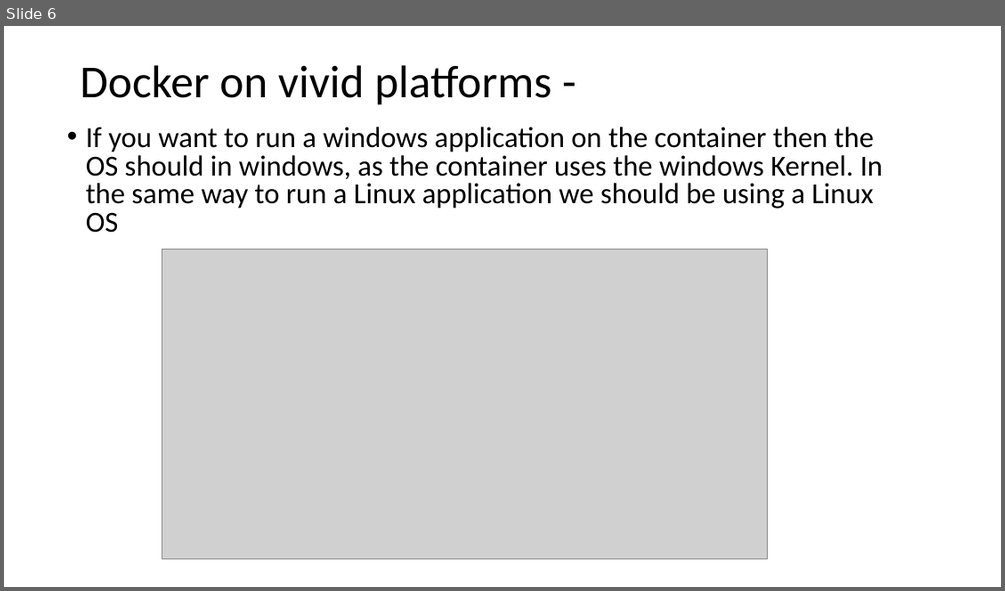
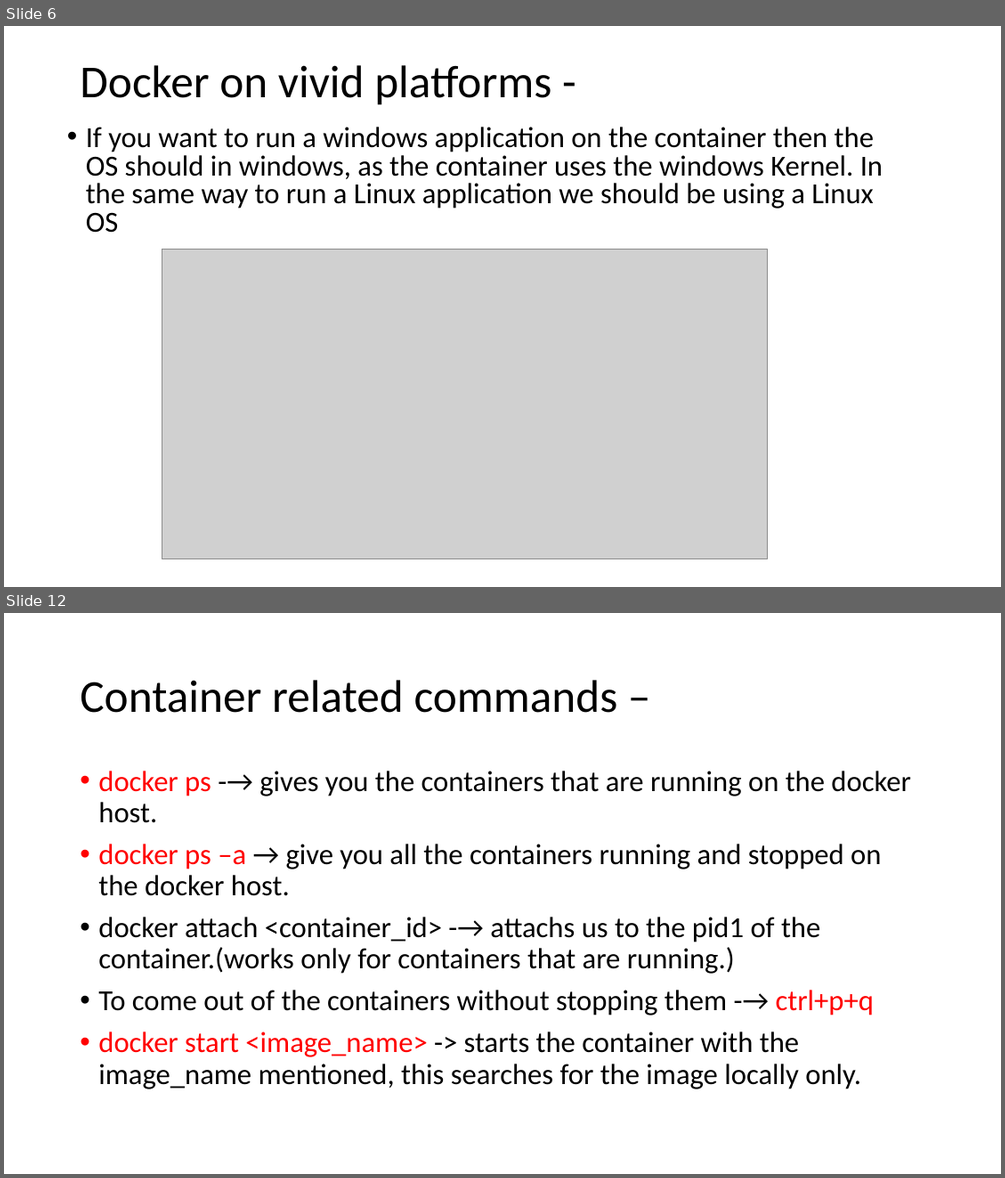
Before and after one commit to Ritesh007/Documents, a slide deck: Docker/docker.pptx. Shown one above the other, each under a label of ours: slide 6 before the commit, slides 6 and 12 after it; the slides between them are not shown. The pictures are 1005x591 and 1005x1178 pixels, drawn with LibreOffice and Linux fonts; fonts in the diff are those of the drawing; grey boxes stand for pictures. Boxes give left, top, right and bottom in pixels: in the first picture for what was removed or moved away, otherwise in the second. Text is boxed around its words. In the diff, an @@ line names an element or a change of style, - is before the commit and + after.

Commit message:
Docker ppt updated..

```diff
--- a/Docker/docker.pptx
+++ b/Docker/docker.pptx
@@ slide 12 added at box(4, 613, 1001, 1174), background #FFFFFF @@
@@ title added at box(80, 680, 618, 713), 44 pt, text #000000 @@
+Container related commands –
@@ text added at box(98, 771, 910, 1089), 28 pt, text #000000 @@
+• docker ps -→ gives you the containers that are running on the docker host.
+• docker ps –a → give you all the containers running and stopped on the docker host.
+• docker attach <container_id> -→ attachs us to the pid1 of the container.(works only for containers that are running.)
+• To come out of the containers without stopping them -→ ctrl+p+q
+• docker start <image_name> -> starts the container with the image_name mentioned, this searches for the image locally only.
```
Also in this commit, not shown: 15 other slides added.
